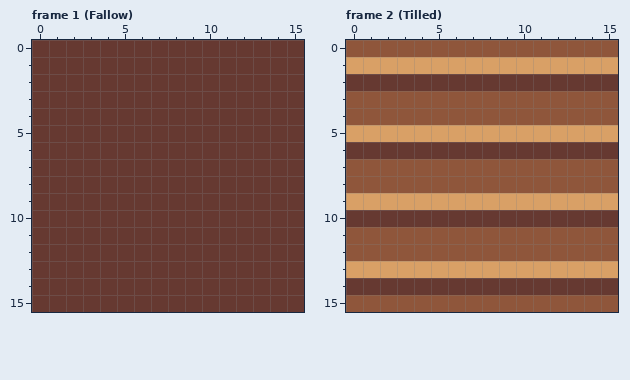
Edited in one commit: pixel-art file (sprites/plot.ase). Above is the file before it was changed.
16x16 pixels, 2 frames. Shown: frame 1 (Fallow), frame 2 (Tilled).
The result:
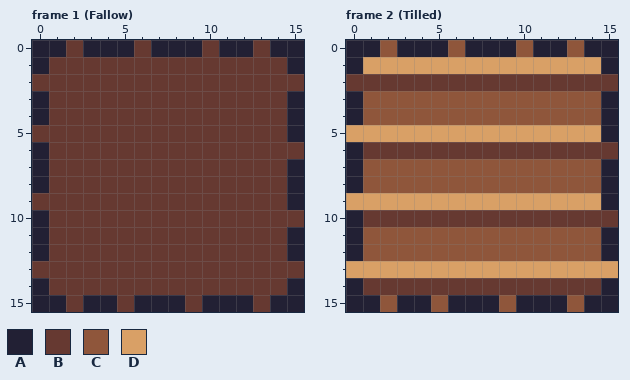
Palette (. is transparent): A #222034  B #663931  C #8f563b  D #d9a066
From old to new:
Changed rows in their new state; - is an unchanged pixel.
Frame 1 (Fallow):
first column x 0:
 0 AA-AAA-AAA-AA-AA
 1 A--------------A
 3 A--------------A
 4 A--------------A
 5 ---------------A
 6 A---------------
 7 A--------------A
 8 A--------------A
 9 ---------------A
10 A---------------
11 A--------------A
12 A--------------A
14 A--------------A
15 AA-AA-AAA-AAA-AA
Frame 2 (Tilled): the same change as frame 1 (Fallow)
Pixel boxes of the changes (left, top, right, bottom) in both pictures:
changed: (32, 40, 304, 312)
changed: (346, 40, 618, 312)
